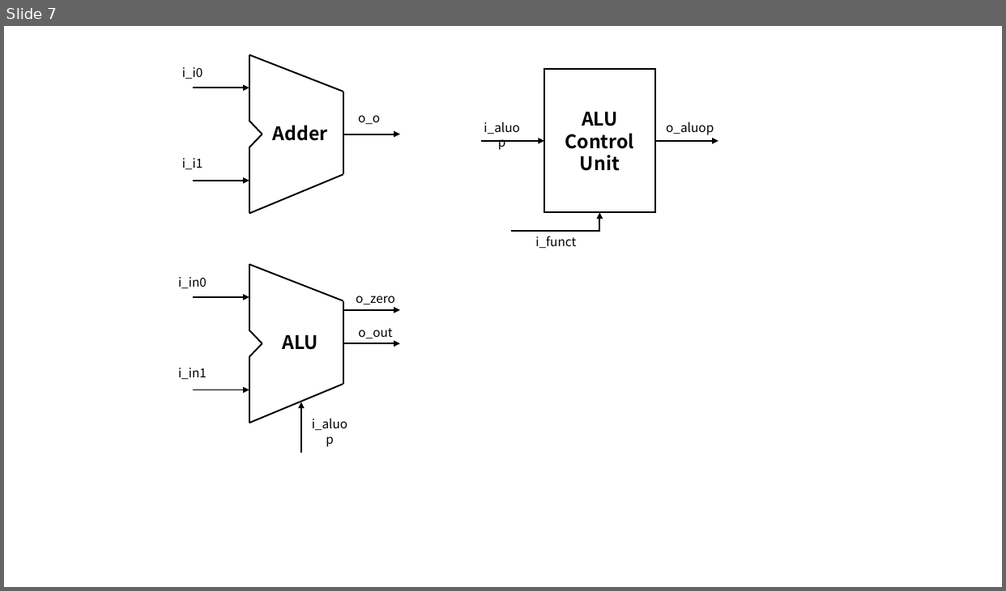
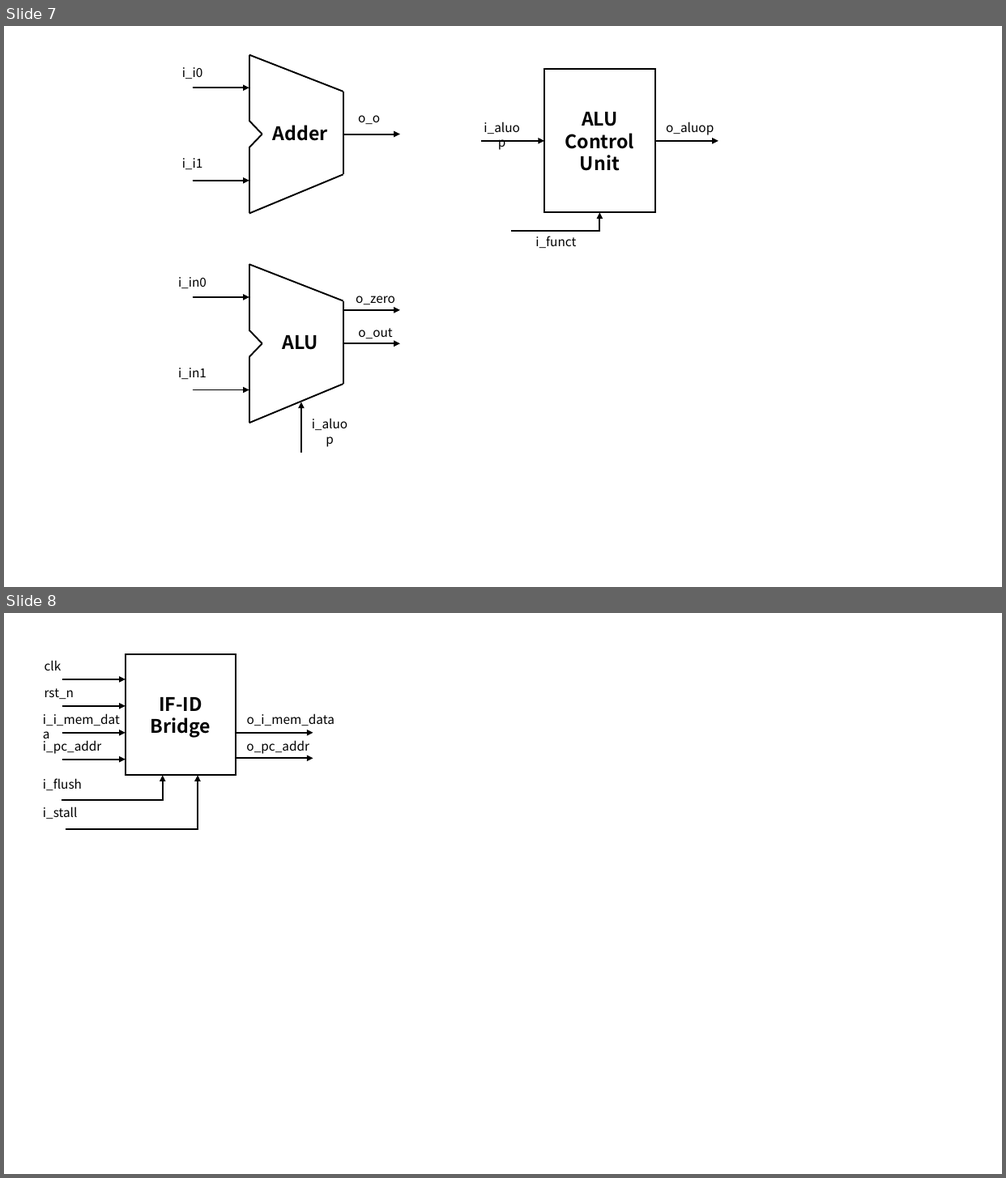
Before and after one commit to KanggJongghyeon/SoC_Design, a slide deck: Document/SoC_Design.pptx. Shown one above the other, each under a label of ours: slide 7 before the commit, slides 7 and 8 after it. The pictures are 1006x591 and 1006x1178 pixels, drawn with LibreOffice and Linux fonts; fonts in the diff are those of the drawing. Boxes give left, top, right and bottom in pixels: in the first picture for what was removed or moved away, otherwise in the second. Text is boxed around its words. In the diff, an @@ line names an element or a change of style, - is before the commit and + after.

```diff
--- a/Document/SoC_Design.pptx
+++ b/Document/SoC_Design.pptx
@@ slide 8 added at (4,613,1002,1174), background #FFFFFF @@
@@ group added at (43,655,334,829): 8 texts, 6 arrows, 2 elbow arrows, 1 rectangle @@
+IF-ID
+Bridge
+clk
+o_i_mem_data
+rst_n
+i_i_mem_data
+i_pc_addr
+o_pc_addr
+i_flush
+i_stall
```
Also in this commit, not shown: 1 slide removed, 1 other file.
